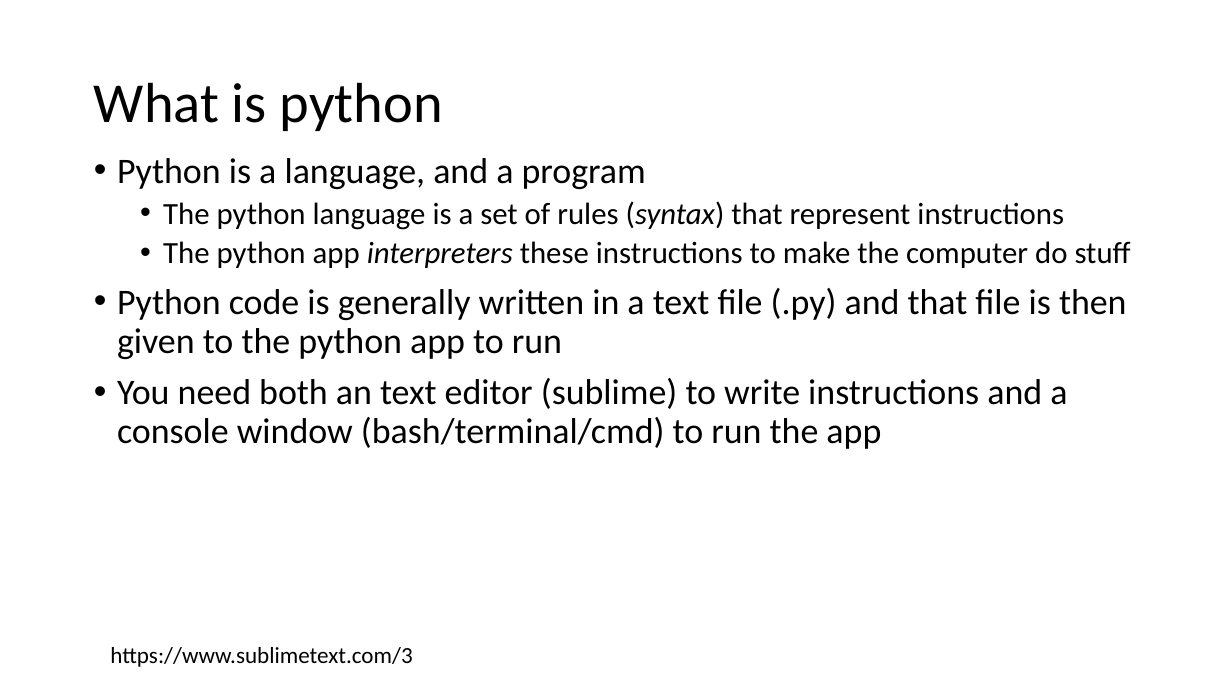
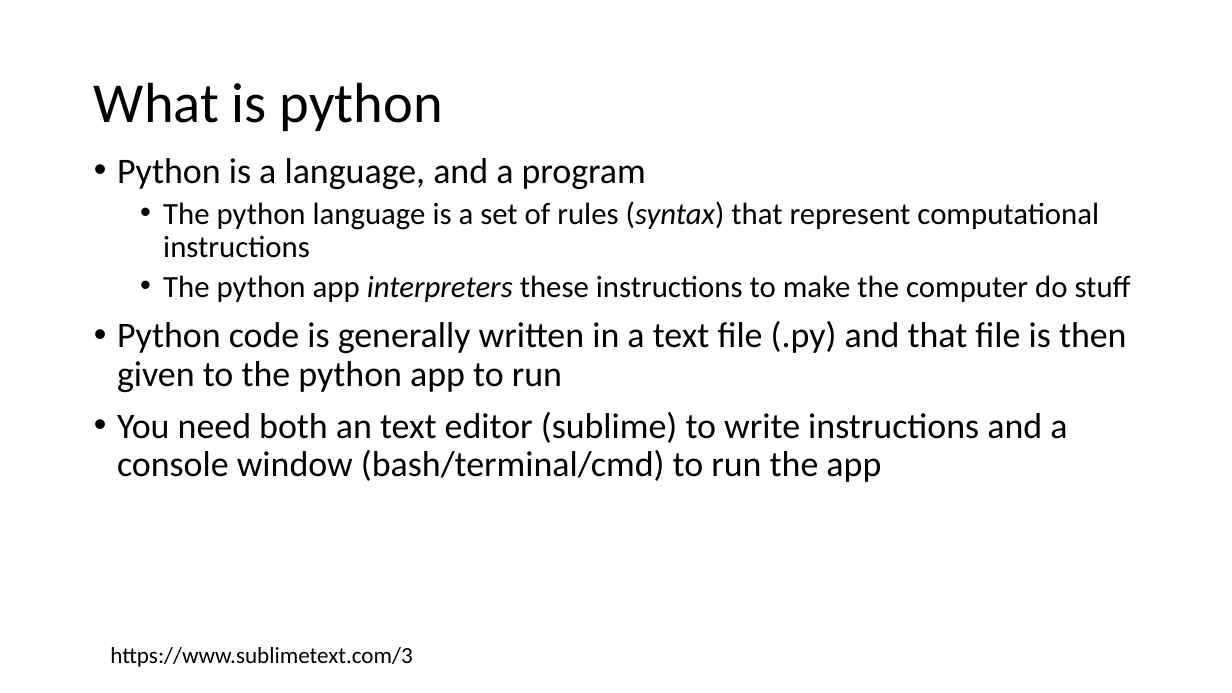
Before and after one commit to UCRPSY231/Basics, a slide deck: slide 2 of Programming Basics.pptx. Drawn at 1232x693 pixels with LibreOffice and Linux fonts; fonts in the diff are those of the drawing. Boxes give left, top, right and bottom in pixels: in the first picture for what was removed or moved away, otherwise in the second. Text is boxed around its words. In the diff, an @@ line names an element or a change of style, - is before the commit and + after.

```diff
--- a/Programming Basics.pptx
+++ b/Programming Basics.pptx
@@ text at box(163, 201, 1099, 258): text changed @@
-  • The python language is a set of rules (syntax) that represent instructions
+  • The python language is a set of rules (syntax) that represent computational instructions
```
Also in this commit, not shown: 5 other files.
